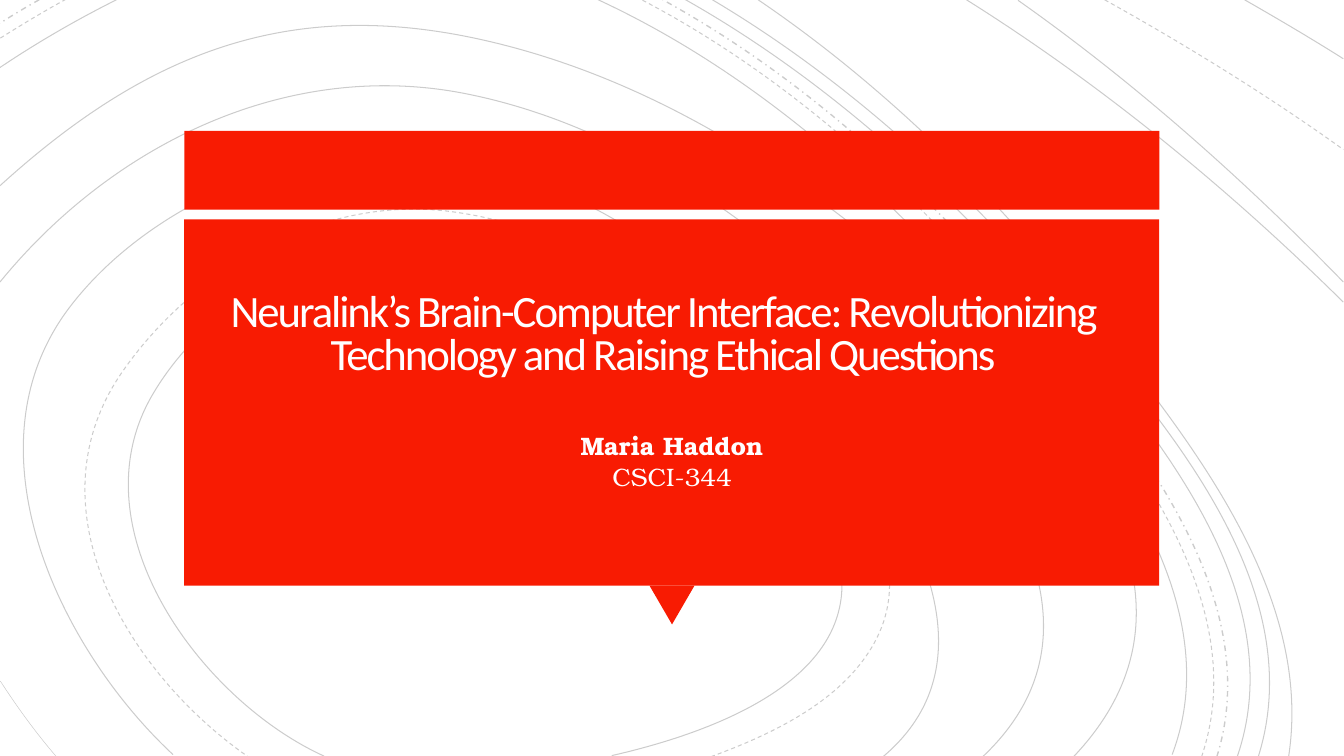
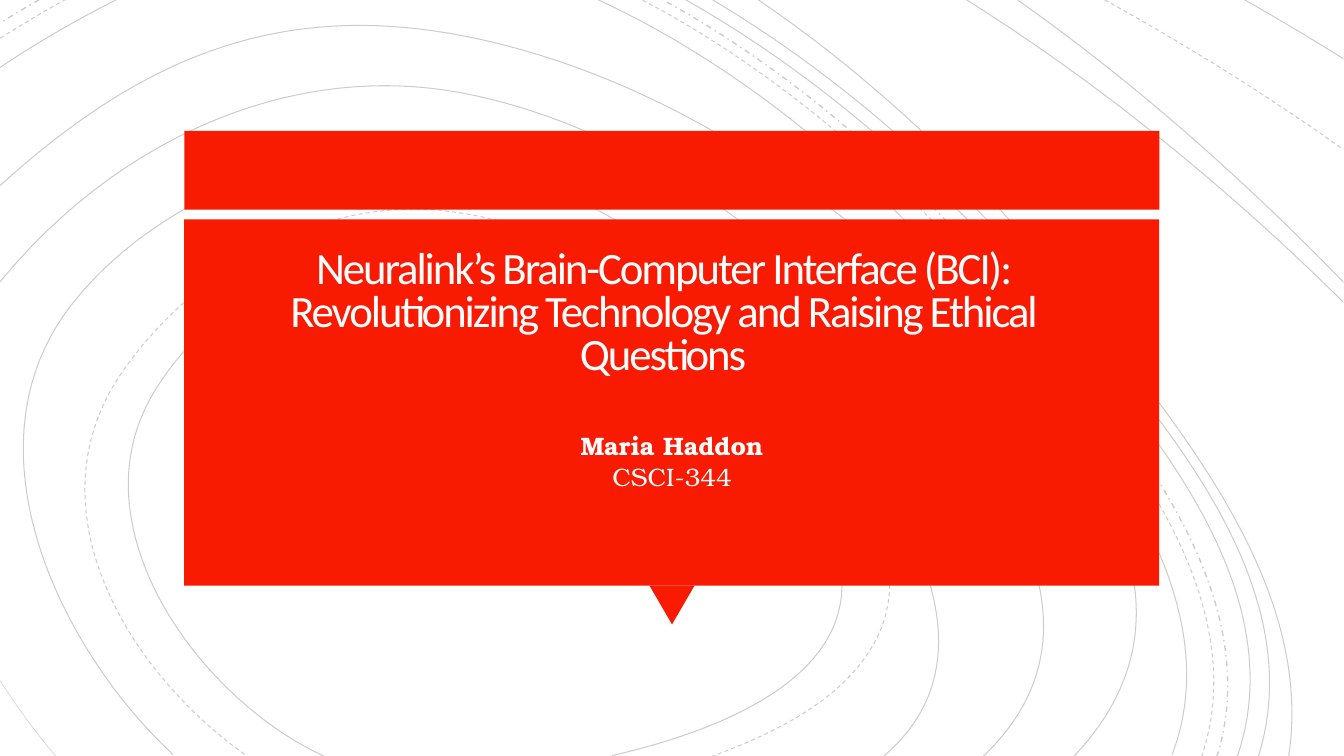
Before and after one commit to Tangerinedream13/csci344-old, a slide deck: slide 1 of homework/Homework 1 Powerpoint.pptx. Drawn at 1344x756 pixels with LibreOffice and Linux fonts; fonts in the diff are those of the drawing. Boxes give left, top, right and bottom in pixels: in the first picture for what was removed or moved away, otherwise in the second. Text is boxed around its words. In the diff, an @@ line names an element or a change of style, - is before the commit and + after.

```diff
--- a/homework/Homework 1 Powerpoint.pptx
+++ b/homework/Homework 1 Powerpoint.pptx
@@ title at [290,251,1038,376]: text changed @@
-Neuralink’s Brain-Computer Interface: Revolutionizing Technology and Raising Ethical Questions
+Neuralink’s Brain-Computer Interface (BCI): Revolutionizing Technology and Raising Ethical Questions
```
Also in this commit, not shown: 3 other slides changed, 44 other files.
